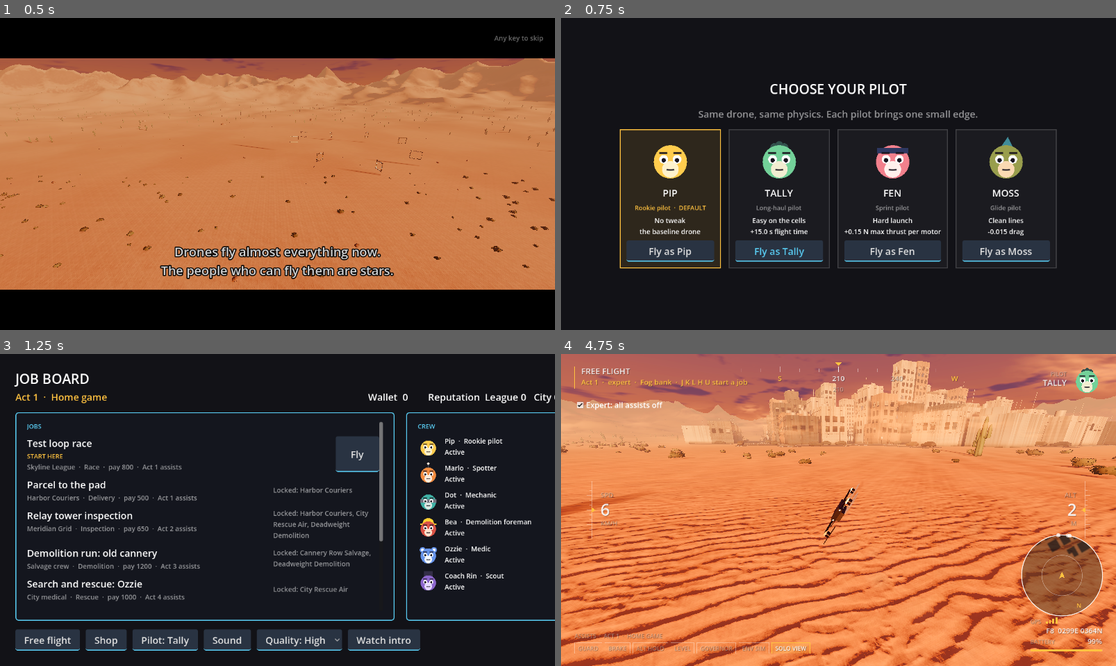
Above: before the commit, frames 1-4 (two rows, left to right).
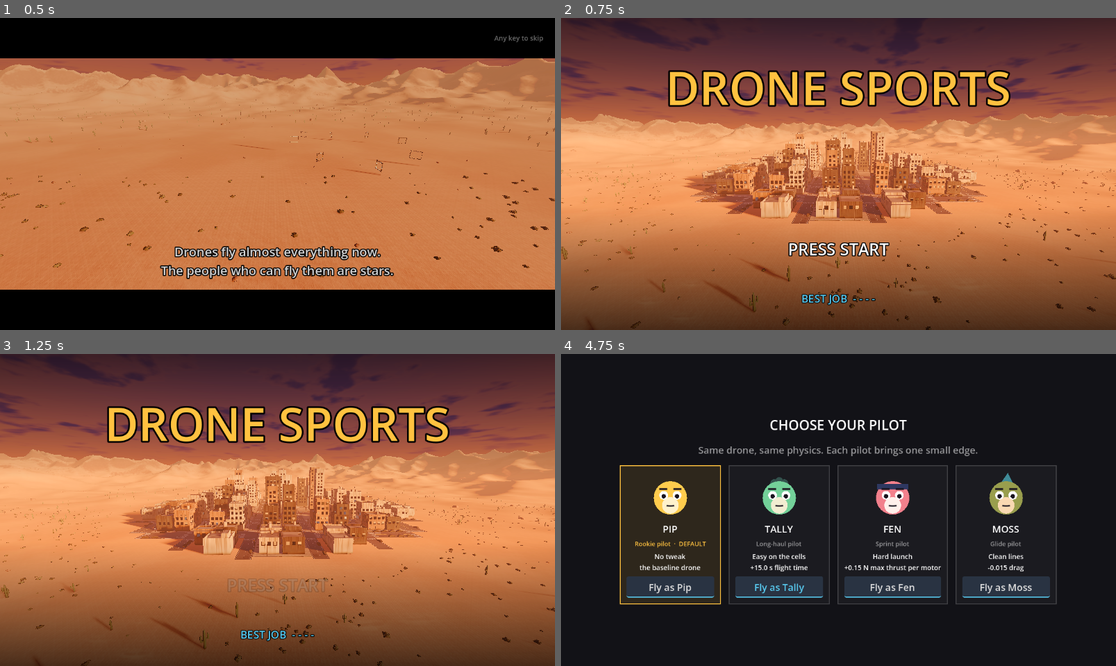
Above: after the commit, the same moments.

Repository: avdrav1/drone-sports
Game: Godot game, scene res://scenes/story/intro.tscn
Same seed, same stepped clock (60 frames per second), same inputs: the game is played once before the commit and once after it.
Inputs (mouse positions are in pixels of both pictures, inside the frame that each line leads up to):
- Up to frame 1 (0.5 s): no input
- Up to frame 2 (0.75 s): tap Enter (ui_accept) at 0.5 s; move the mouse to (960, 158) at 0.52 s; hold Right (roll_right) from 0.53 s (still down); tap X at 0.6 s; click (960, 158) at 0.67 s
- Up to frame 3 (1.25 s): keep holding Right (roll_right); tap Enter (ui_accept) at 0.77 s
- Up to frame 4 (4.75 s): release Right (roll_right) at 1.25 s; click (610, 641) at 1.25 s, where only the run before the commit has a clickable "Free flight"; click (649, 403) at 2 s, where only the run before the commit has a clickable "Expert: all assists off"; click (610, 641) at 2.75 s, where only the run after the commit has a clickable "Free flight"; drag from (727, 525) to (810, 572) at 3.52 s; move the mouse to (894, 441) at 4.27 s; hold Right (roll_right) from 4.28 s (still down); hold E (cycle_weather) from 4.28 s (still down); click (894, 441) at 4.42 s; tap X at 4.55 s

Frame 1 is identical in both runs. In frame 2, 99% of the frame differs, in the area x 0-100%, y 0-100%; in frame 3, 99%; in frame 4, 100%.

Commit message:
Story 17.3: Title screen
Co-Authored-By: Claude Opus 5.5 <noreply@anthropic.com>

Diff:
--- a/data/story/intro.tres
+++ b/data/story/intro.tres
@@ -80,7 +80,7 @@
 [resource]
 script = ExtResource("1_cut")
 beats = Array[ExtResource("2_beat")]([SubResource("beat0"), SubResource("beat1"), SubResource("beat2"), SubResource("beat3"), SubResource("beat4"), SubResource("beat5"), SubResource("beat6")])
-next_scene = "res://scenes/ui/job_board.tscn"
+next_scene = "res://scenes/ui/title.tscn"
 bed = &"bed_intro"
 score = ExtResource("3_score")
 seen_flag = &"intro_seen"
--- /dev/null
+++ b/data/ui/title.tres
@@ -0,0 +1,18 @@
+[gd_resource type="Resource" script_class="Cutscene" load_steps=4 format=3]
+
+[ext_resource type="Script" path="res://scripts/story/cutscene.gd" id="1_cut"]
+[ext_resource type="Script" path="res://scripts/story/cutscene_beat.gd" id="2_beat"]
+
+[sub_resource type="Resource" id="beat0"]
+script = ExtResource("2_beat")
+backdrop = "res://scenes/debug_flight.tscn"
+camera = 0
+focus = NodePath("City")
+orbit_radius = 230.0
+orbit_height = 40.0
+orbit_speed = 2.0
+duration = 60.0
+
+[resource]
+script = ExtResource("1_cut")
+beats = Array[ExtResource("2_beat")]([SubResource("beat0")])
--- /dev/null
+++ b/scenes/ui/title.tscn
@@ -0,0 +1,13 @@
+[gd_scene load_steps=4 format=3]
+
+[ext_resource type="Script" path="res://scripts/ui/title_screen.gd" id="1_title"]
+[ext_resource type="Script" path="res://scripts/story/cutscene_player.gd" id="2_player"]
+[ext_resource type="Resource" path="res://data/ui/title.tres" id="3_backdrop"]
+
+[node name="Title" type="Node"]
+script = ExtResource("1_title")
+
+[node name="Backdrop" type="Node3D" parent="."]
+script = ExtResource("2_player")
+cutscene = ExtResource("3_backdrop")
+backdrop_only = true
--- a/scripts/economy/wallet.gd
+++ b/scripts/economy/wallet.gd
@@ -1,9 +1,12 @@
 extends Node
-# Autoload "Wallet": the player's money.
+# Autoload "Wallet": the player's money, and the most one job ever paid (the
+# title screen's best score, Story 17.3).
 
 signal changed(balance: int)
 
 var balance := 0
+## The highest single job payout, ever.
+var best_pay := 0
 
 func _ready() -> void:
 	load_saved()
@@ -12,9 +15,15 @@
 	balance += amount
 	changed.emit(balance)
 
+## A job paid `amount`; keeps it if it is the best yet. Saved with the wallet.
+func record_pay(amount: int) -> void:
+	best_pay = maxi(best_pay, amount)
+
 func save() -> void:
 	SaveGame.write_section("wallet", balance)
+	SaveGame.write_section("best_pay", best_pay)
 
 func load_saved() -> void:
 	balance = int(SaveGame.read_section("wallet", 0))
+	best_pay = int(SaveGame.read_section("best_pay", 0))
 	changed.emit(balance)
--- a/scripts/jobs/payout.gd
+++ b/scripts/jobs/payout.gd
@@ -1,11 +1,13 @@
 class_name Payout
 extends RefCounted
-# Settles a finished job: pays the wallet, moves faction reputation, saves.
+# Settles a finished job: pays the wallet, keeps the best payout, moves faction
+# reputation, saves.
 
 static func settle(result: JobResult, scale: GradeScale) -> void:
 	result.pay = roundi(result.job.pay * float(scale.pay_multiplier.get(result.letter, 0.0)))
 	result.reputation_change = int(scale.reputation_change.get(result.letter, 0))
 	Wallet.add(result.pay)
+	Wallet.record_pay(result.pay)
 	Reputation.add(result.job.faction, result.reputation_change)
 	Wallet.save()
 	Reputation.save()
--- a/scripts/story/cutscene_player.gd
+++ b/scripts/story/cutscene_player.gd
@@ -4,7 +4,9 @@
 # hidden), a camera that orbits, chases, or holds, and captions over letterbox
 # bars. Any key skips. At the end it sets the seen flag and opens next_scene.
 # Once seen, it forwards straight to next_scene unless `replay` is set. The
-# cutscene's bed loops under every beat until it ends.
+# cutscene's bed loops under every beat until it ends. As `backdrop_only` it is
+# just the moving picture behind another screen (the title, Story 17.3): no
+# overlay, bed, score, or skipping, and the last beat holds for good.
 
 signal finished
 
@@ -17,6 +19,8 @@
 ## Input ignored for this long, so a key still held from the last scene doesn't skip.
 @export var skip_grace := 0.4
 @export var framing: ArcadeFraming = preload("res://data/framing/act1.tres")
+## Only the backdrop and camera: the screen in front owns input and text.
+@export var backdrop_only := false
 
 var index := -1
 var beat: CutsceneBeat
@@ -41,6 +45,12 @@
 var _age := 0.0
 
 func _ready() -> void:
+	if backdrop_only:
+		camera = Camera3D.new()
+		camera.far = 4000.0
+		add_child(camera)
+		advance()
+		return
 	if cutscene.seen_flag != &"" and StoryFlags.is_set(cutscene.seen_flag) and not replay:
 		done = true
 		_go_next.call_deferred()
@@ -60,15 +70,16 @@
 		return
 	_age += delta
 	t += delta
-	if t >= beat.duration:
+	if t >= beat.duration and not (backdrop_only and index == cutscene.beats.size() - 1):
 		advance()
 		if done:
 			return
 	_place_camera(delta)
-	_fade()
+	if not backdrop_only:
+		_fade()
 
 func _input(event: InputEvent) -> void:
-	if done or _age < skip_grace:
+	if done or backdrop_only or _age < skip_grace:
 		return
 	var pressed := (event is InputEventKey or event is InputEventMouseButton or event is InputEventJoypadButton) \
 		and event.is_pressed() and not event.is_echo()
@@ -87,6 +98,9 @@
 	if beat.backdrop != "" and beat.backdrop != _backdrop_path:
 		_load_backdrop(beat)
 	_angle = 0.0
+	if backdrop_only:
+		_place_camera(0.0, true)
+		return
 	caption.text = beat.caption
 	title_label.text = beat.title
 	card.visible = beat.portrait != &""
--- a/scripts/ui/job_board.gd
+++ b/scripts/ui/job_board.gd
@@ -5,11 +5,12 @@
 # and who unlocks the rest; the crew and their status. Offers ask here too,
 # and the shop and pilot select open from here. A new game picks a pilot first.
 # A locked faction's jobs leave the board, and the shop shows when it is closed
-# (Story 7.6).
+# (Story 7.6). Esc goes back to the title (Story 17.3).
 
 const JOBS := "res://data/jobs/board.tres"
 const FREE_FLIGHT := "res://scenes/debug_flight.tscn"
 const INTRO := "res://scenes/story/intro.tscn"
+const TITLE := "res://scenes/ui/title.tscn"
 const ACCENT := Color(1.0, 0.76, 0.25)
 const DIM := Color(1, 1, 1, 0.55)
 const HURT := Color(1.0, 0.45, 0.35)
@@ -118,6 +119,19 @@
 func set_quality(tier: int) -> void:
 	GameSettings.quality = tier
 	GameSettings.save()
+
+## Esc (or pad B) with nothing open over the board: back to the title.
+func _unhandled_input(event: InputEvent) -> void:
+	if not event.is_action_pressed("ui_cancel") or pilot_select.visible:
+		return
+	for w in find_children("*", "Window", true, false):
+		if w.visible:
+			return
+	get_viewport().set_input_as_handled()
+	to_title()
+
+func to_title() -> void:
+	get_tree().change_scene_to_file(TITLE)
 
 func free_flight() -> void:
 	get_tree().change_scene_to_file(FREE_FLIGHT)
--- /dev/null
+++ b/scripts/ui/title_screen.gd
@@ -0,0 +1,117 @@
+class_name TitleScreen
+extends Node
+# The title (Story 17.3): the game's name, PRESS START, and the best score over
+# the city slowly orbiting behind (a backdrop-only CutscenePlayer on the
+# sandbox, HUDs hidden). Any key, click, or pad button opens the job board,
+# which asks for a pilot first on a new game. The intro forwards here once
+# seen, and Esc on the board comes back.
+
+const BOARD := "res://scenes/ui/job_board.tscn"
+const ACCENT := Color(1.0, 0.76, 0.25)
+const THEME := preload("res://scenes/ui/theme.tres")
+## Shown for a best score of zero.
+const NO_SCORE := "- - - -"
+
+## Input ignored for this long, so the Esc that left the board doesn't start again.
+@export var start_grace := 0.4
+## PRESS START blinks on this period, s.
+@export var blink := 1.1
+
+var started := false
+var title_label: Label
+var press_start: Label
+var best_label: Label
+
+var _age := 0.0
+
+@onready var backdrop: CutscenePlayer = $Backdrop
+
+func _ready() -> void:
+	_build()
+	best_label.text = "BEST JOB  " + best_text(Wallet.best_pay)
+	MusicDirector.board()
+
+func _process(delta: float) -> void:
+	_age += delta
+	press_start.modulate.a = 1.0 if fmod(_age, blink) < blink * 0.65 else 0.15
+
+## "- - - -" for nothing paid yet, else the payout.
+static func best_text(best: int) -> String:
+	return NO_SCORE if best <= 0 else str(best)
+
+## Every key and button is the title's: none reaches the sandbox behind it.
+func _input(event: InputEvent) -> void:
+	if not (event is InputEventKey or event is InputEventMouseButton or event is InputEventJoypadButton):
+		return
+	get_viewport().set_input_as_handled()
+	if event.is_pressed() and not event.is_echo() and _age >= start_grace:
+		start()
+
+## Opens the board; it opens pilot select over itself when none is chosen.
+func start() -> void:
+	if started:
+		return
+	started = true
+	Sfx.play(UiSounds.CONFIRM)
+	get_tree().change_scene_to_file.call_deferred(BOARD)
+
+func _build() -> void:
+	var layer := CanvasLayer.new()
+	layer.layer = 20
+	add_child(layer)
+	var root := Control.new()
+	root.set_anchors_preset(Control.PRESET_FULL_RECT)
+	root.mouse_filter = Control.MOUSE_FILTER_IGNORE
+	root.theme = THEME
+	layer.add_child(root)
+	# Shade top and bottom so the text reads over any sky or sand.
+	for top in [true, false]:
+		var shade := TextureRect.new()
+		shade.mouse_filter = Control.MOUSE_FILTER_IGNORE
+		shade.anchor_right = 1.0
+		shade.anchor_top = 0.0 if top else 0.6
+		shade.anchor_bottom = 0.4 if top else 1.0
+		shade.expand_mode = TextureRect.EXPAND_IGNORE_SIZE
+		shade.texture = _fade_texture(top)
+		root.add_child(shade)
+	title_label = _label("DRONE SPORTS", 96, ACCENT, 14)
+	title_label.name = "Title"
+	_place(title_label, 0.12, 0.32)
+	root.add_child(title_label)
+	press_start = _label("PRESS START", 34, Color.WHITE, 8)
+	press_start.name = "PressStart"
+	_place(press_start, 0.7, 0.78)
+	root.add_child(press_start)
+	best_label = _label("", 22, Color(0.35, 0.8, 0.95), 6)
+	best_label.name = "Best"
+	_place(best_label, 0.86, 0.94)
+	root.add_child(best_label)
+
+## Spans the width between two heights, as fractions of the screen.
+func _place(c: Control, top: float, bottom: float) -> void:
+	c.anchor_right = 1.0
+	c.anchor_top = top
+	c.anchor_bottom = bottom
+	c.vertical_alignment = VERTICAL_ALIGNMENT_CENTER
+
+## Black at the screen edge fading to clear towards the middle.
+func _fade_texture(top: bool) -> GradientTexture2D:
+	var g := Gradient.new()
+	g.set_color(0, Color(0, 0, 0, 0.6 if top else 0.0))
+	g.set_color(1, Color(0, 0, 0, 0.0 if top else 0.7))
+	var tex := GradientTexture2D.new()
+	tex.gradient = g
+	tex.fill_from = Vector2(0, 0)
+	tex.fill_to = Vector2(0, 1)
+	return tex
+
+func _label(text: String, font_size: int, color: Color, outline: int) -> Label:
+	var l := Label.new()
+	l.text = text
+	l.horizontal_alignment = HORIZONTAL_ALIGNMENT_CENTER
+	l.mouse_filter = Control.MOUSE_FILTER_IGNORE
+	l.add_theme_font_size_override("font_size", font_size)
+	l.add_theme_color_override("font_color", color)
+	l.add_theme_color_override("font_outline_color", Color.BLACK)
+	l.add_theme_constant_override("outline_size", outline)
+	return l
--- a/tests/test_debug_flight.gd
+++ b/tests/test_debug_flight.gd
@@ -4,10 +4,11 @@
 const Sim = preload("res://tests/sim.gd")
 const SCENE := "res://scenes/debug_flight.tscn"
 
-## Main scene until Story 5.3; now reached from the job board's Free flight button.
+## Main scene until Story 5.3; now reached from the job board's Free flight button,
+## past the intro and the title (Story 17.3).
 func test_reachable_from_main_scene() -> bool:
-	return (load("res://data/story/intro.tres") as Cutscene).next_scene == "res://scenes/ui/job_board.tscn" \
-		and JobBoard.FREE_FLIGHT == SCENE
+	return (load("res://data/story/intro.tres") as Cutscene).next_scene == JobBoard.TITLE \
+		and TitleScreen.BOARD == "res://scenes/ui/job_board.tscn" and JobBoard.FREE_FLIGHT == SCENE
 
 func test_scene_loads_and_has_readout() -> bool:
 	var scene: Node = load(SCENE).instantiate()
--- a/tests/test_intro.gd
+++ b/tests/test_intro.gd
@@ -2,11 +2,13 @@
 # Story 11.1: intro. Plays on a new game from the first beat; finishing or any
 # key ends it, sets intro_seen, and opens the board; once seen, launch goes
 # straight to the board; the beats hold together; the board marks START HERE
-# and can replay it.
+# and can replay it. Since Story 17.3 the title stands between the intro and
+# the board.
 
 const Sim = preload("res://tests/sim.gd")
 const INTRO := "res://scenes/story/intro.tscn"
 const BOARD := "res://scenes/ui/job_board.tscn"
+const TITLE := "res://scenes/ui/title.tscn"
 
 func _open(path: String) -> Node:
 	Sim.tree().change_scene_to_file(path)
@@ -29,7 +31,7 @@
 	var c: Cutscene = load("res://data/story/intro.tres")
 	var total := c.total_time()
 	var ok: bool = c.beats.size() >= 5 and total >= 45.0 and total <= 90.0 and c.beats[0].backdrop != "" \
-		and c.seen_flag == &"intro_seen" and c.next_scene == BOARD
+		and c.seen_flag == &"intro_seen" and c.next_scene == TITLE
 	var backdrop: Node = null
 	for b in c.beats:
 		if b.backdrop != "":
@@ -44,7 +46,7 @@
 	backdrop.free()
 	return ok
 
-func test_walks_every_beat_then_opens_the_board() -> bool:
+func test_walks_every_beat_then_opens_the_title() -> bool:
 	var p: CutscenePlayer = await _open(INTRO)
 	var beats := p.cutscene.beats.size()
 	var captions := []
@@ -55,7 +57,7 @@
 	await Sim.process_frames(3)
 	var now := Sim.tree().current_scene
 	var ok: bool = captions.size() == beats and StoryFlags.is_set(&"intro_seen") \
-		and now.scene_file_path == BOARD
+		and now.scene_file_path == TITLE
 	await _close()
 	return ok
 
@@ -67,15 +69,15 @@
 	ev.pressed = true
 	p.get_viewport().push_input(ev)
 	await Sim.process_frames(3)
-	var ok: bool = StoryFlags.is_set(&"intro_seen") and Sim.tree().current_scene.scene_file_path == BOARD
+	var ok: bool = StoryFlags.is_set(&"intro_seen") and Sim.tree().current_scene.scene_file_path == TITLE
 	await _close()
 	return ok
 
-func test_once_seen_launch_goes_to_the_board() -> bool:
+func test_once_seen_launch_goes_to_the_title() -> bool:
 	StoryFlags.set_flag(&"intro_seen")
 	var first: Node = await _open(INTRO)
-	var ok: bool = first == null or first.scene_file_path == BOARD
-	ok = ok and Sim.tree().current_scene != null and Sim.tree().current_scene.scene_file_path == BOARD
+	var ok: bool = first == null or first.scene_file_path == TITLE
+	ok = ok and Sim.tree().current_scene != null and Sim.tree().current_scene.scene_file_path == TITLE
 	await _close()
 	return ok
 
--- a/tests/test_job_board.gd
+++ b/tests/test_job_board.gd
@@ -21,9 +21,9 @@
 func test_reached_at_launch_and_jobs_come_back() -> bool:
 	var runner := JobRunner.new()
 	var results: Control = load("res://scenes/ui/results.tscn").instantiate()
-	# The intro is the main scene and forwards here (Story 11.1).
+	# The intro is the main scene and forwards here (Story 11.1), by way of the title (Story 17.3).
 	var intro: Cutscene = load("res://data/story/intro.tres")
-	var ok: bool = intro.next_scene == BOARD and runner.back_scene == BOARD and results.continue_scene == BOARD
+	var ok: bool = intro.next_scene == JobBoard.TITLE and TitleScreen.BOARD == BOARD and runner.back_scene == BOARD and results.continue_scene == BOARD
 	runner.free()
 	results.free()
 	return ok
--- a/tests/test_pilot_select.gd
+++ b/tests/test_pilot_select.gd
@@ -101,6 +101,8 @@
 	var p := Sim.tree().current_scene as CutscenePlayer
 	p.finish()
 	await Sim.process_frames(3)
+	(Sim.tree().current_scene as TitleScreen).start()  # PRESS START (Story 17.3)
+	await Sim.process_frames(3)
 	var b := Sim.tree().current_scene as JobBoard
 	var ok: bool = b != null and b.pilot_select.visible
 	# Keyboard and pad focus cannot leave the screen for the board behind it.
--- /dev/null
+++ b/tests/test_title_screen.gd
@@ -0,0 +1,133 @@
+extends RefCounted
+# Story 17.3: title screen. Launching with the intro seen opens the title, not
+# the board; any key, click, or pad button opens the board, with pilot select
+# first on a new game; the best score is the save's best single payout; the
+# backdrop loads and its camera orbits; Esc on the board comes back.
+
+const Sim = preload("res://tests/sim.gd")
+const INTRO := "res://scenes/story/intro.tscn"
+const TITLE := "res://scenes/ui/title.tscn"
+const BOARD := "res://scenes/ui/job_board.tscn"
+
+func _open(path: String) -> Node:
+	Sim.tree().change_scene_to_file(path)
+	await Sim.process_frames(3)
+	return Sim.tree().current_scene
+
+func _close() -> void:
+	Sim.tree().unload_current_scene()
+	await Sim.process_frames(1)
+
+## Opens the title, presses `event` once the start grace is over, and returns the scene after.
+func _press(event: InputEvent) -> Node:
+	var t: TitleScreen = await _open(TITLE)
+	t._age = t.start_grace
+	event.pressed = true
+	t.get_viewport().push_input(event)
+	await Sim.process_frames(3)
+	return Sim.tree().current_scene
+
+func test_launch_with_intro_seen_opens_the_title() -> bool:
+	StoryFlags.set_flag(&"intro_seen")
+	await _open(INTRO)
+	await Sim.process_frames(2)
+	var now := Sim.tree().current_scene
+	var ok: bool = now is TitleScreen and now.scene_file_path == TITLE
+	await _close()
+	return ok
+
+func test_any_key_click_or_pad_button_opens_the_board() -> bool:
+	PlayerProfile.choose_pilot(&"pip")
+	var ok := true
+	var key := InputEventKey.new()
+	key.physical_keycode = KEY_X
+	var click := InputEventMouseButton.new()
+	click.button_index = MOUSE_BUTTON_LEFT
+	var pad := InputEventJoypadButton.new()
+	pad.button_index = JOY_BUTTON_A
+	for ev in [key, click, pad]:
+		var now: Node = await _press(ev)
+		ok = ok and now is JobBoard and not now.pilot_select.visible
+		await _close()
+	return ok
+
+func test_a_key_held_from_the_last_screen_does_not_start() -> bool:
+	var t: TitleScreen = await _open(TITLE)
+	var key := InputEventKey.new()
+	key.physical_keycode = KEY_ESCAPE
+	key.pressed = true
+	t.get_viewport().push_input(key)
+	await Sim.process_frames(3)
+	# Nor does it reach the sandbox behind, whose Esc would open the board.
+	var ok: bool = Sim.tree().current_scene == t and not t.started
+	await _close()
+	return ok
+
+func test_new_game_opens_pilot_select_first() -> bool:
+	var key := InputEventKey.new()
+	key.physical_keycode = KEY_ENTER
+	var now: Node = await _press(key)
+	var ok: bool = not PlayerProfile.has_pilot() and now is JobBoard and now.pilot_select.visible
+	await _close()
+	return ok
+
+func test_best_score_matches_the_save() -> bool:
+	var before := Wallet.best_pay
+	SaveGame.write_section("best_pay", 0)
+	Wallet.load_saved()
+	var t: TitleScreen = await _open(TITLE)
+	var ok: bool = t.best_label.text.ends_with(TitleScreen.NO_SCORE)
+	await _close()
+	SaveGame.write_section("best_pay", 840)
+	Wallet.load_saved()
+	t = await _open(TITLE)
+	ok = ok and Wallet.best_pay == 840 and t.best_label.text.ends_with(" 840")
+	await _close()
+	Wallet.best_pay = before
+	Wallet.save()
+	return ok
+
+func test_payout_keeps_the_best_single_job() -> bool:
+	var before := Wallet.best_pay
+	var balance := Wallet.balance
+	Wallet.best_pay = 0
+	var scale: GradeScale = load("res://data/jobs/grade_scale.tres")
+	var pays: Array[int] = []
+	for letter in ["A", "C"]:
+		var r := JobResult.new()
+		r.job = load("res://data/jobs/test_job.tres")
+		r.letter = letter
+		Payout.settle(r, scale)
+		pays.append(r.pay)
+	var ok: bool = pays[0] > pays[1] and int(SaveGame.read_section("best_pay", 0)) == pays[0]
+	Wallet.best_pay = before
+	Wallet.balance = balance
+	Wallet.save()
+	return ok
+
+func test_backdrop_loads_and_orbits() -> bool:
+	var t: TitleScreen = await _open(TITLE)
+	var b := t.backdrop
+	var ok: bool = b.backdrop != null and b.focus_node() != null and b.camera.current
+	for layer in b.backdrop.find_children("*", "CanvasLayer", true, false):
+		ok = ok and not layer.visible
+	var from := b.camera.global_position
+	await Sim.process_frames(30)
+	var to := b.camera.global_position
+	var at := b.focus_node().global_position
+	ok = ok and from.distance_to(to) > 0.5 and absf(Vector2(from.x - at.x, from.z - at.z).length() - Vector2(to.x - at.x, to.z - at.z).length()) < 5.0
+	await _close()
+	return ok
+
+func test_esc_on_the_board_returns_to_the_title() -> bool:
+	PlayerProfile.choose_pilot(&"pip")
+	var b: JobBoard = await _open(BOARD)
+	var ok: bool = b is JobBoard and not b.pilot_select.visible
+	var esc := InputEventAction.new()
+	esc.action = &"ui_cancel"
+	esc.pressed = true
+	b.get_viewport().push_input(esc)
+	await Sim.process_frames(3)
+	ok = ok and Sim.tree().current_scene is TitleScreen
+	await _close()
+	return ok
Not shown, added: scripts/ui/title_screen.gd.uid
Not shown, added: tests/test_title_screen.gd.uid
Not shown, changed: docs/BACKLOG.md
